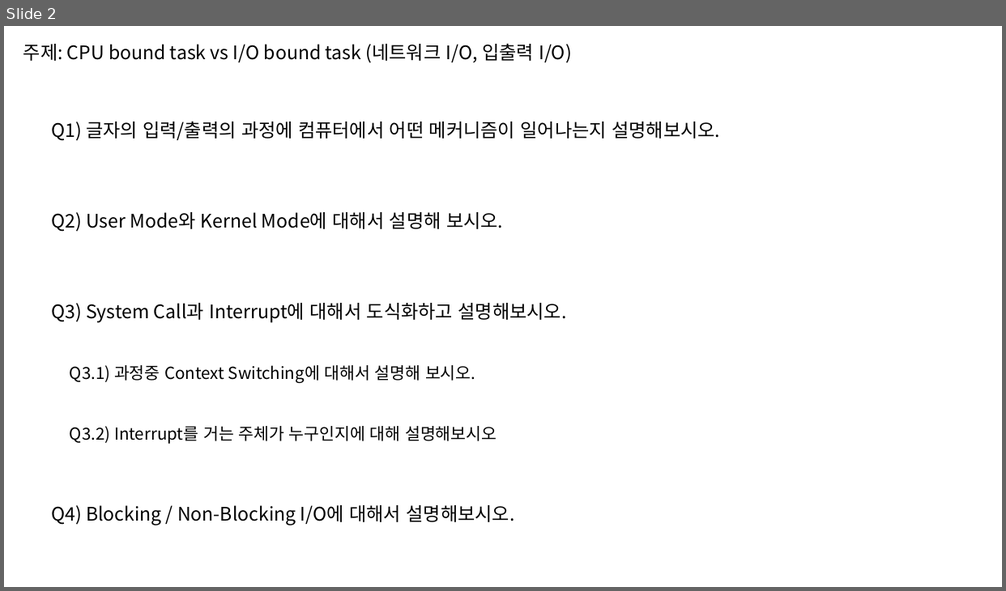
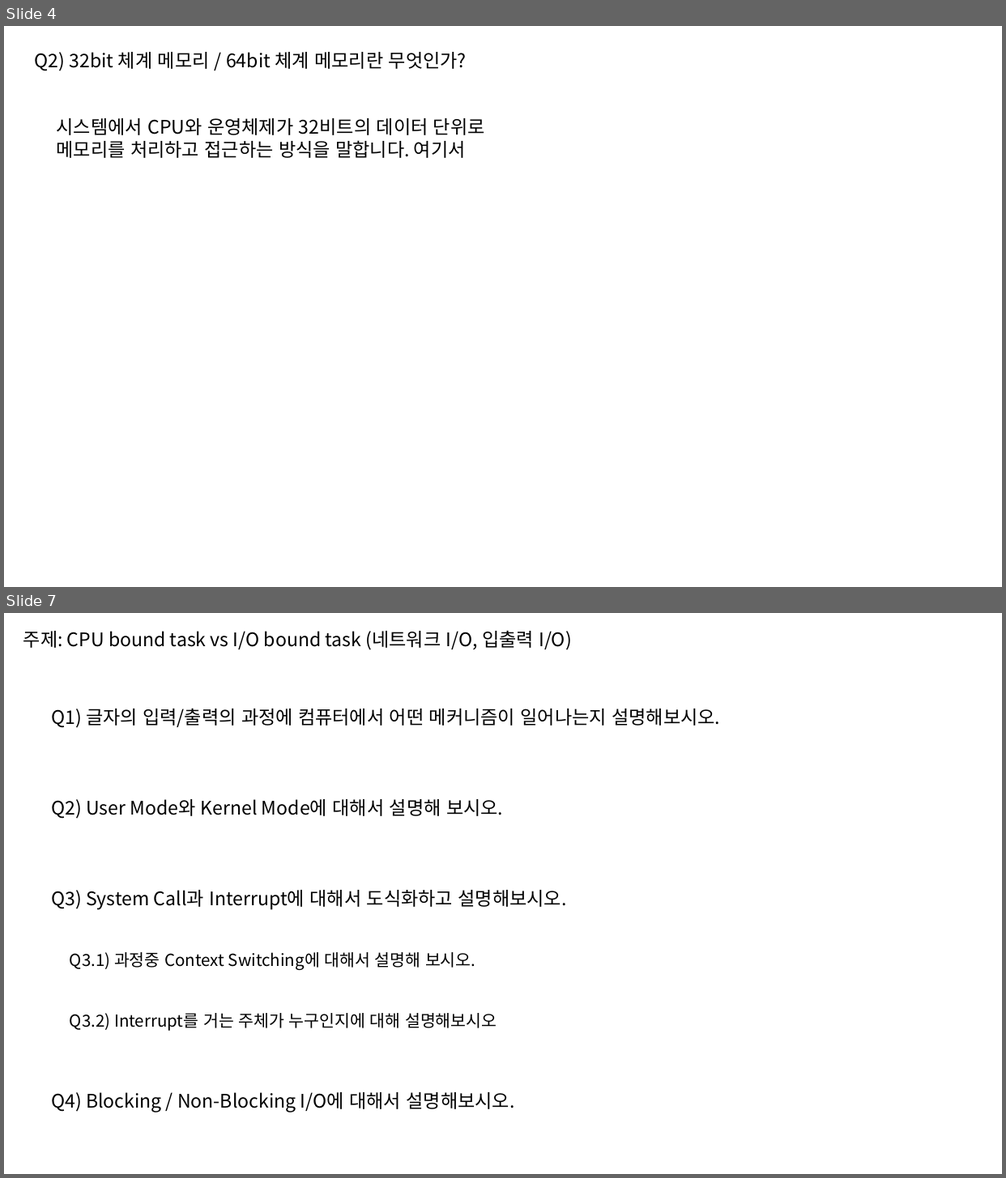
Before and after one commit to taehyuklee/C-CppStudy, a slide deck: CSwithC/CS-explanation.pptx. Shown one above the other, each under a label of ours: slide 2 before the commit, slides 4 and 7 after it; the slides between them are not shown. The pictures are 1006x591 and 1006x1178 pixels, drawn with LibreOffice and Linux fonts; fonts in the diff are those of the drawing. Boxes give left, top, right and bottom in pixels: in the first picture for what was removed or moved away, otherwise in the second. Text is boxed around its words. In the diff, an @@ line names an element or a change of style, - is before the commit and + after.

```diff
--- a/CSwithC/CS-explanation.pptx
+++ b/CSwithC/CS-explanation.pptx
@@ slide 4 added at (4,26,1002,587), background #FFFFFF @@
@@ text added at (35,52,467,71), 18 pt, text #000000 @@
+Q2) 32bit 체계 메모리 / 64bit 체계 메모리란 무엇인가?
@@ text added at (57,118,485,158), 18 pt, text #000000 @@
+시스템에서 CPU와 운영체제가 32비트의 데이터 단위로 메모리를 처리하고 접근하는 방식을 말합니다. 여기서
@@ what was slide 2 is now slide 7 @@
```
Also in this commit, not shown: 5 other slides added, 1 slide removed.
